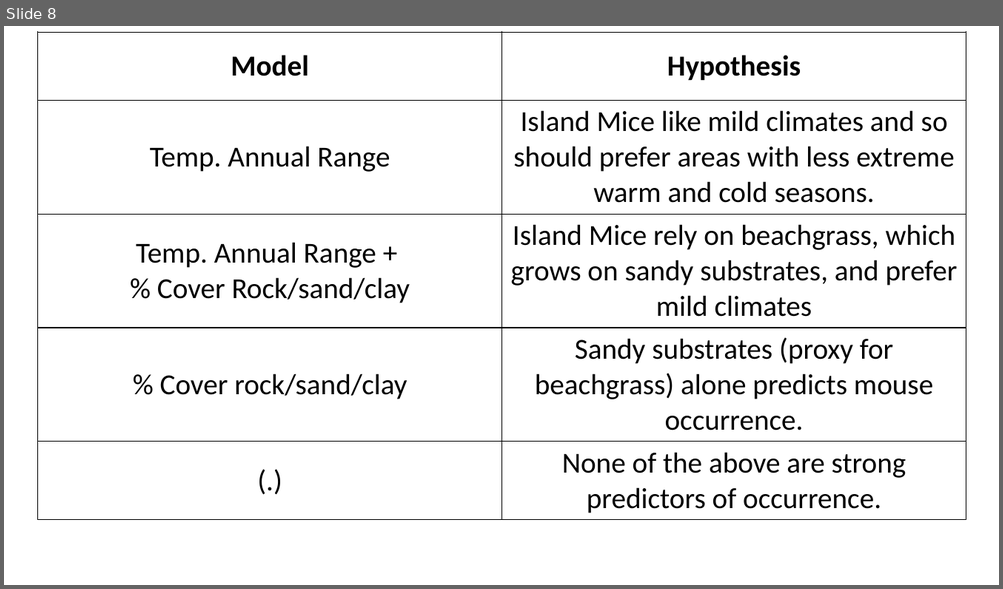
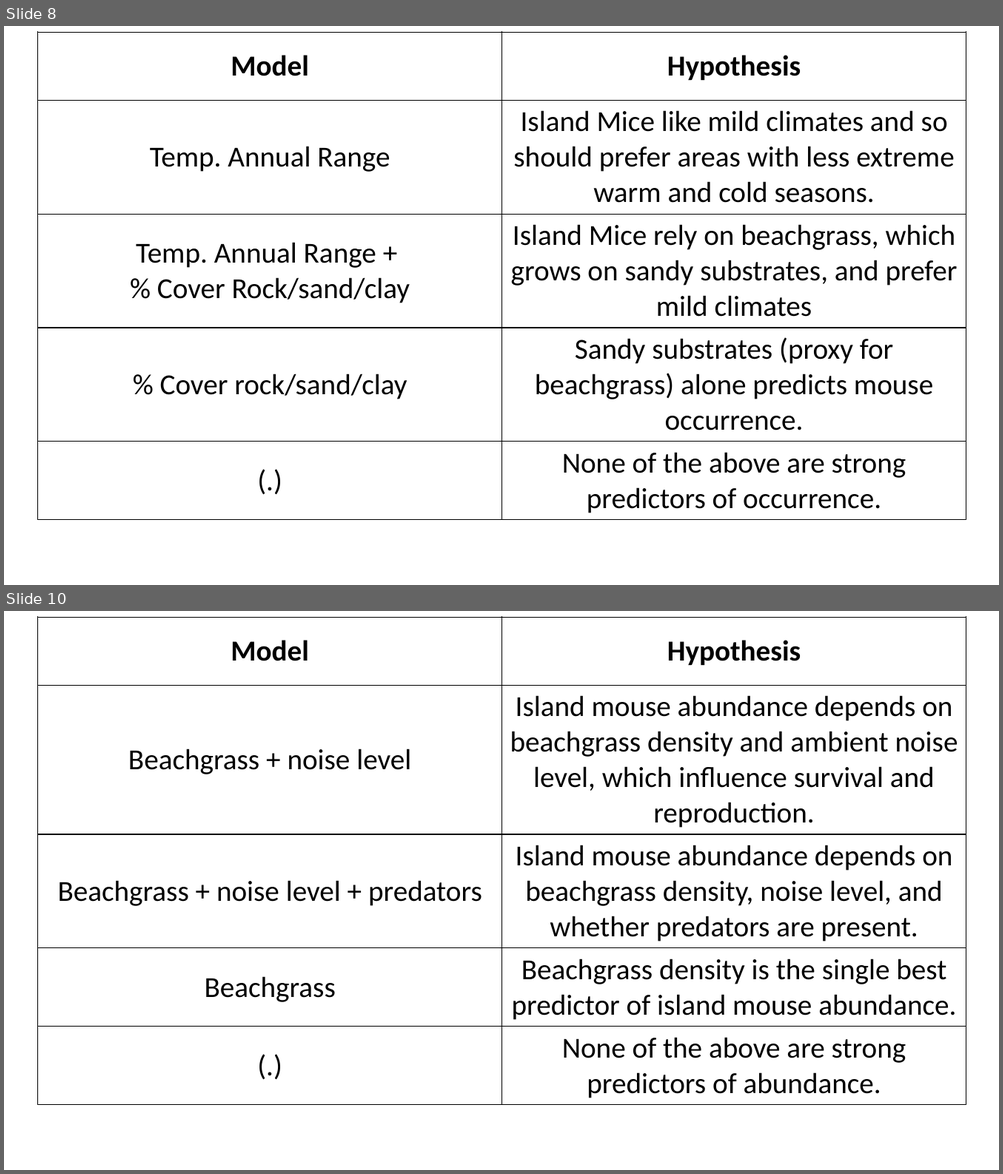
Before and after one commit to annamtucker/ssa-200, a slide deck: static/activities/activity-1.pptx. Shown one above the other, each under a label of ours: slide 8 before the commit, slides 8 and 10 after it; the slides between them are not shown. The pictures are 1003x589 and 1003x1174 pixels, drawn with LibreOffice and Linux fonts; fonts in the diff are those of the drawing; background and template pictures are left out. Boxes give left, top, right and bottom in pixels: in the first picture for what was removed or moved away, otherwise in the second. Text is boxed around its words. In the diff, an @@ line names an element or a change of style, - is before the commit and + after.

```diff
--- a/static/activities/activity-1.pptx
+++ b/static/activities/activity-1.pptx
@@ slide 10 added at (x1=4, y1=611, x2=999, y2=1170), background #FFFFFF @@
@@ table added at (x1=37, y1=617, x2=966, y2=1102), 5 rows, 2 columns @@
+Model | Hypothesis
+Beachgrass + noise level | Island mouse abundance depends on beachgrass density and ambient noise level, which influence survival and reproduction.
+Beachgrass + noise level + predators | Island mouse abundance depends on beachgrass density, noise level, and whether predators are present.
+Beachgrass | Beachgrass density is the single best predictor of island mouse abundance.
+(.) | None of the above are strong predictors of abundance.
```
Also in this commit, not shown: 1 slide changed, 4 other slides added, 2 other files.
